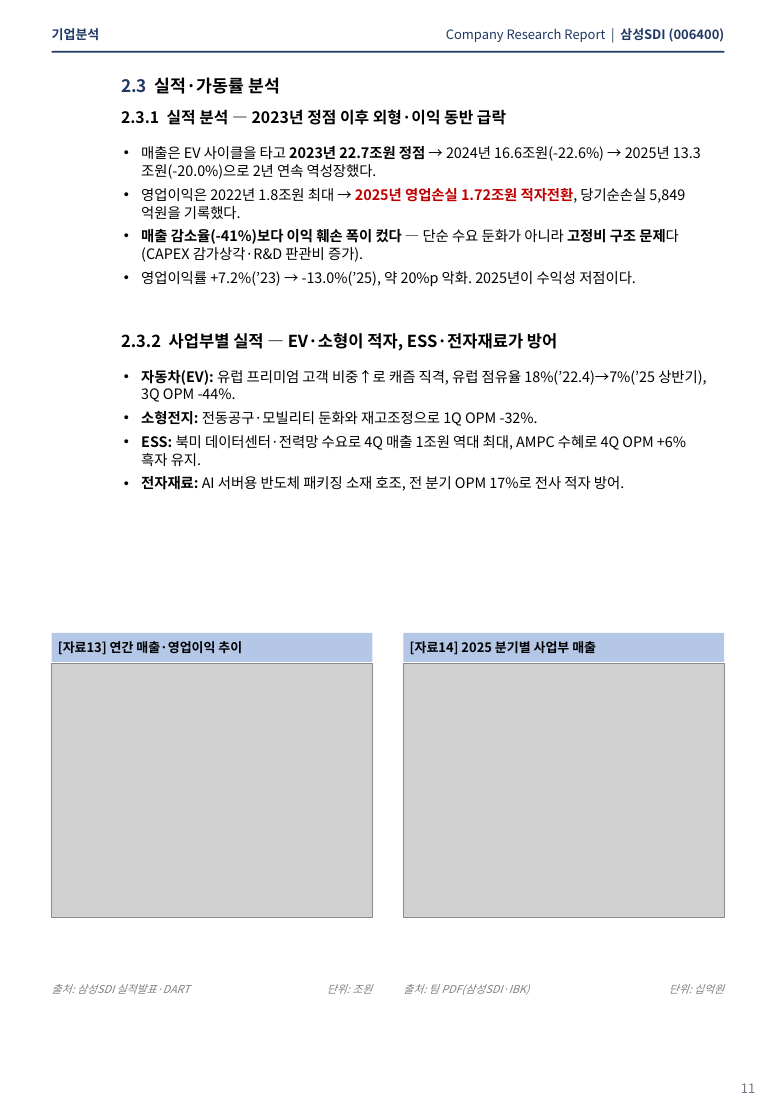
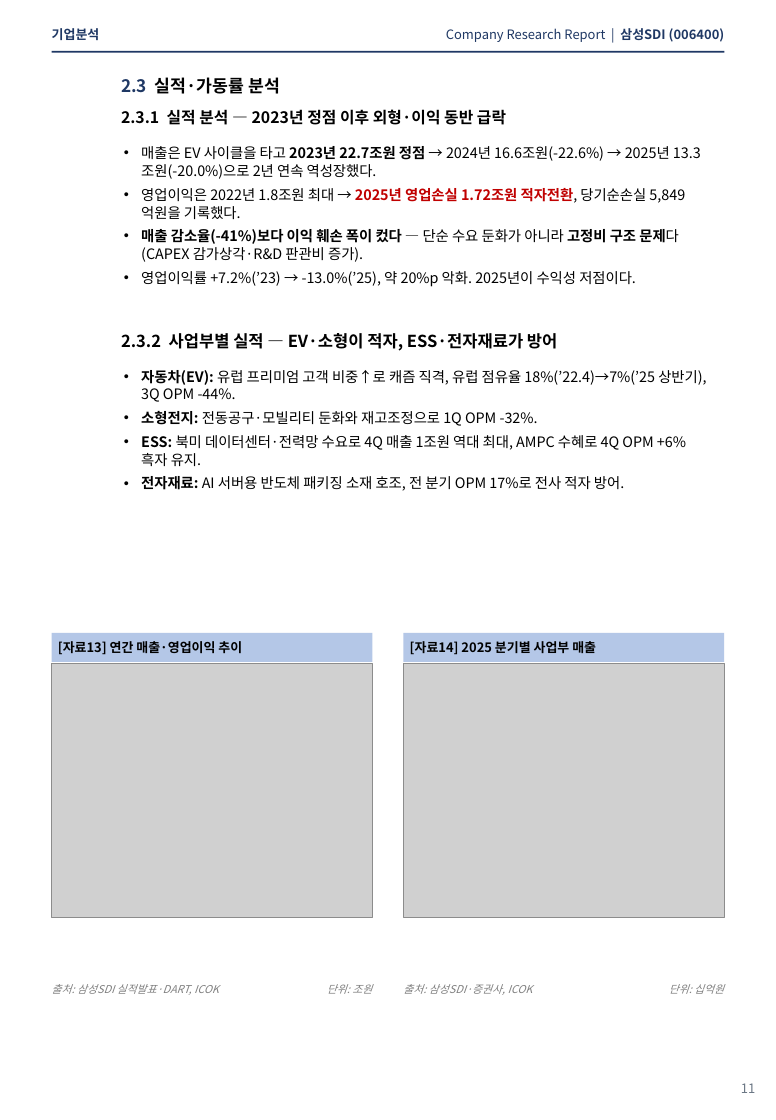
Before and after one commit to ICOKFund/Margin04, a slide deck: slide 10 of ICOK_삼성SDI_006400.pptx. Drawn at 776x1120 pixels with LibreOffice and Linux fonts; fonts in the diff are those of the drawing; grey boxes stand for pictures. Boxes give left, top, right and bottom in pixels: in the first picture for what was removed or moved away, otherwise in the second. Text is boxed around its words. In the diff, an @@ line names an element or a change of style, - is before the commit and + after.

```diff
--- a/ICOK_삼성SDI_006400.pptx
+++ b/ICOK_삼성SDI_006400.pptx
@@ text at box(52, 984, 219, 995): text changed @@
-출처: 삼성SDI 실적발표·DART
+출처: 삼성SDI 실적발표·DART, ICOK
@@ text at box(403, 984, 533, 995): text changed @@
-출처: 팀 PDF(삼성SDI·IBK)
+출처: 삼성SDI·증권사, ICOK
```
Also in this commit, not shown: 7 other slides changed, 1 other file.
